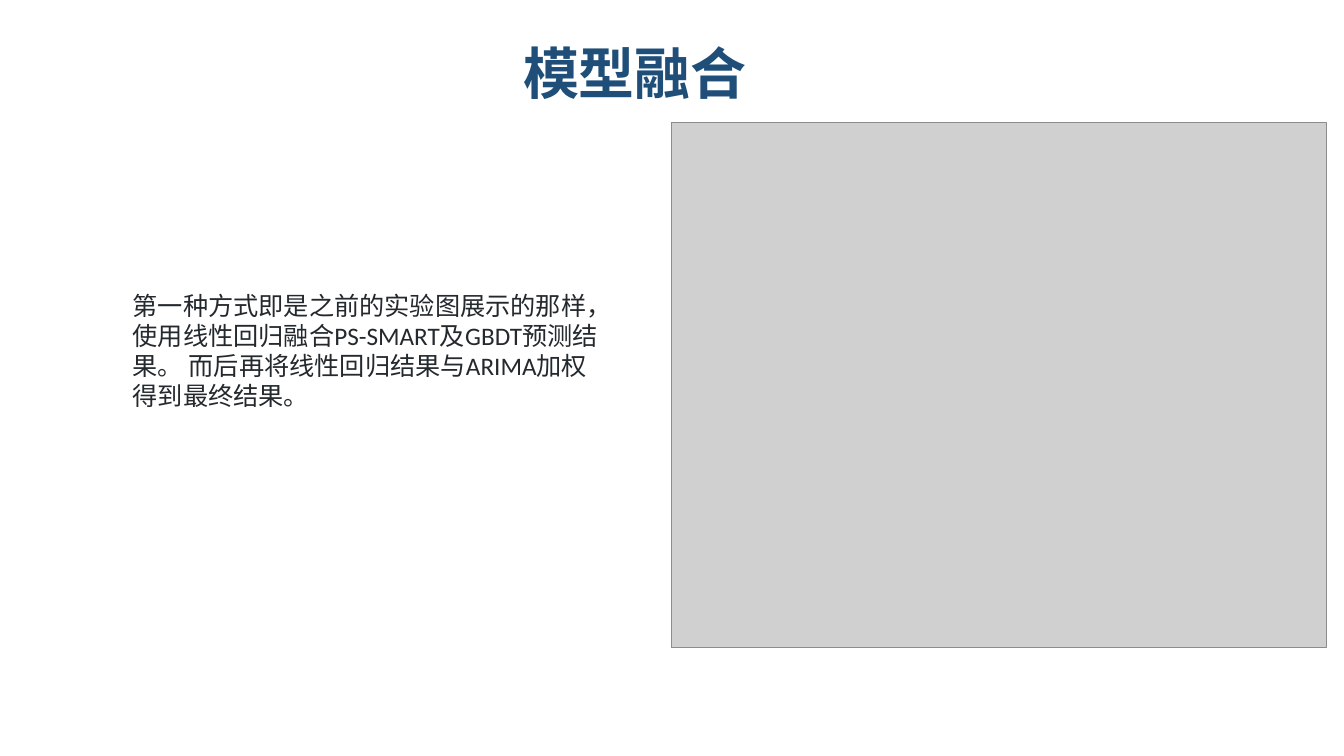
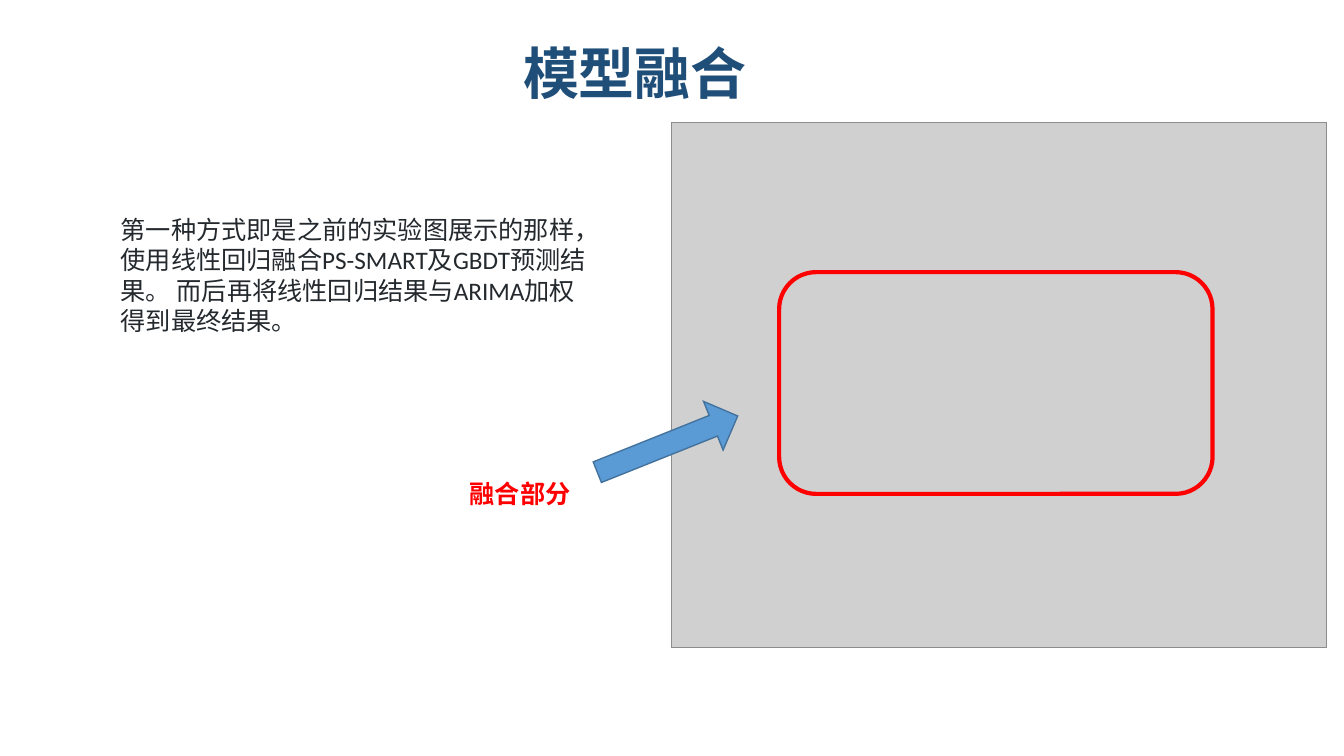
Before and after one commit to lvniqi/tianchi_power, a slide deck: slide 21 of presentation.pptx. Drawn at 1344x756 pixels with LibreOffice and Linux fonts; fonts in the diff are those of the drawing; grey boxes stand for pictures; background and template pictures are left out. Boxes give left, top, right and bottom in pixels: in the first picture for what was removed or moved away, otherwise in the second. Text is boxed around its words. In the diff, an @@ line names an element or a change of style, - is before the commit and + after.

```diff
--- a/presentation.pptx
+++ b/presentation.pptx
@@ text "第一种方式即是之前的实验图展示的那样，使用线性回归融合PS-SMART及GBDT预测结果。 而后再将线性回归结果与ARI ...": place and size @@
-text "第一种方式即是之前的实验图展示的那样，使用线性回归融合PS-SMART及GBDT预测结果。 而后再将线性回归结果与ARI ..." at <box>133,293,612,407</box>
+text "第一种方式即是之前的实验图展示的那样，使用线性回归融合PS-SMART及GBDT预测结果。 而后再将线性回归结果与ARI ..." at <box>121,217,600,332</box>
@@ rounded rectangle added at <box>779,272,1213,494</box>, outline #FF0000 3 pt @@
@@ right arrow added at <box>588,392,747,497</box>, fill #5B9BD5, outline #43739E 1 pt @@
@@ text added at <box>470,481,571,506</box>, 18 pt, text #FF0000, bold @@
+融合部分
```
Also in this commit, not shown: 9 other slides changed.
